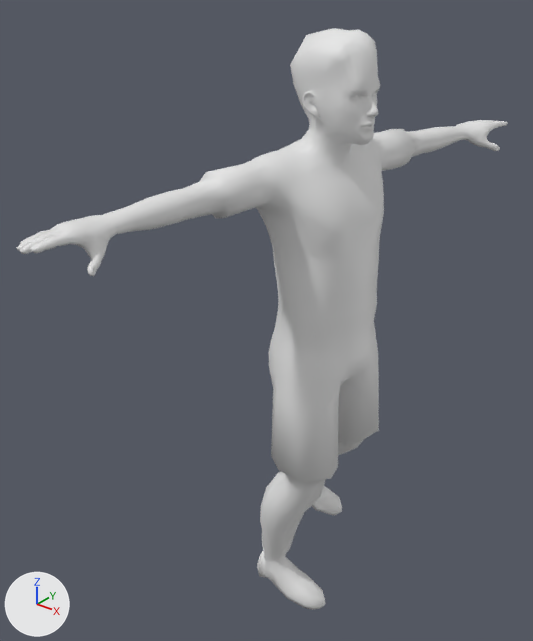
An edit to the OBJ model res/playerAnim/player_000041.obj, drawn before and after from the same camera.
Before and after are seen from a 50 mm camera at (5.32, -7.72, 5.15) aimed at (-0.73, -0.16, 0.46). The axes (+X, +Y, +Z) are drawn at lower left. The lights are the same throughout. Where no turn or scale is listed for an object, it has been applied to the vertices.

Objects in the first picture: 'soccerplayer_mesh'.
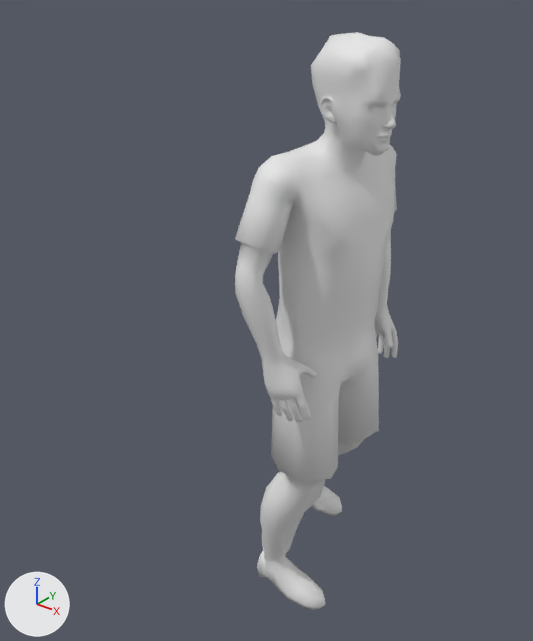
Boxes (x1, y1, x2, y2) around the edits, measured in the pictures (533 x 641 px; the box of a moved part takes in the faces that stretch with it):
'soccerplayer_mesh', reshaped (66% narrower): before (16, 28, 508, 610); after (235, 32, 401, 610)
part 1 of me_soccerplayer_mesh, moved or reshaped: before (16, 28, 508, 382); after (235, 32, 401, 422)

The change, as a diff of the scene's bpy script:
```diff
--- a/res/playerAnim/player_000041.obj.py
+++ b/res/playerAnim/player_000041.obj.py
@@ me_soccerplayer_mesh @@
 # used by ob_soccerplayer_mesh; location = (0.0, 0.0, 0.0)
-me_soccerplayer_mesh.from_pydata(...)  # 2430 vertices, 4792 faces; spans x -1.5..0.93, y -4.19..4.16, z -4.5..4.46
+me_soccerplayer_mesh.from_pydata(...)  # 2430 vertices, 4792 faces; spans x -1.5..1.15, y -1.62..1.94, z -4.5..4.43
+# me_soccerplayer_mesh part 1: 1977 of 2430 vertices moved; they spanned x -0.62..0.93, y -4.19..4.16, z 0.3..4.46 and now span x -0.51..1.15, y -1.62..1.41, z -0.4..4.43; mean shift (0.28, -0.01, -1.24); largest move (-0.34, -4.19, 2.8) -> (0.6, -1.11, -0.25)
```
